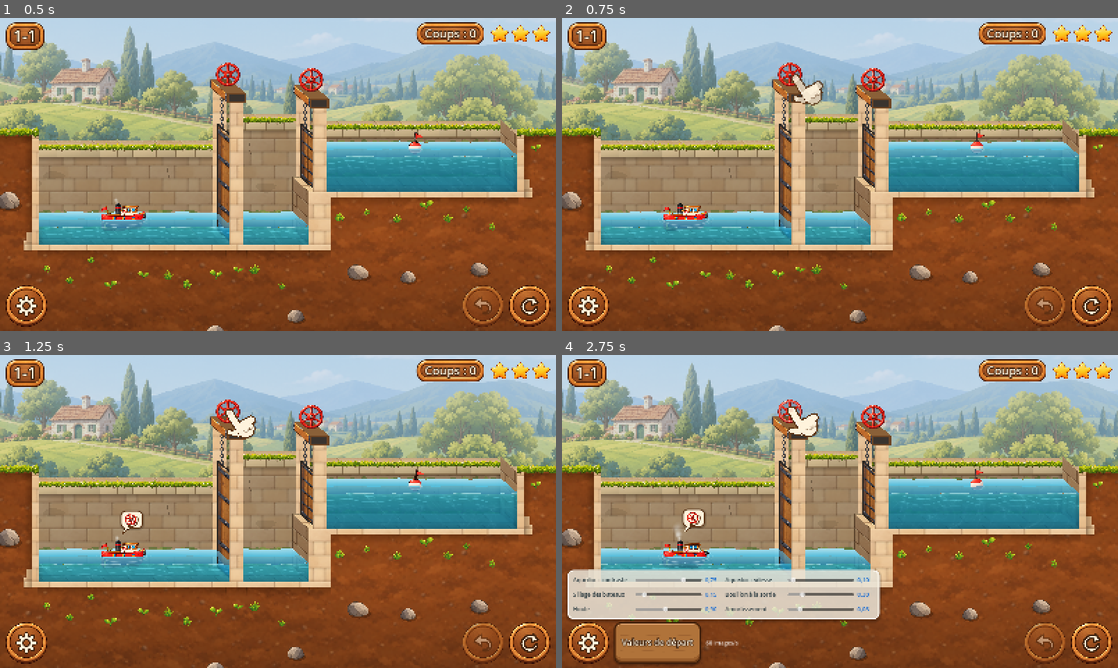
Above: before the commit, frames 1-4 (two rows, left to right).
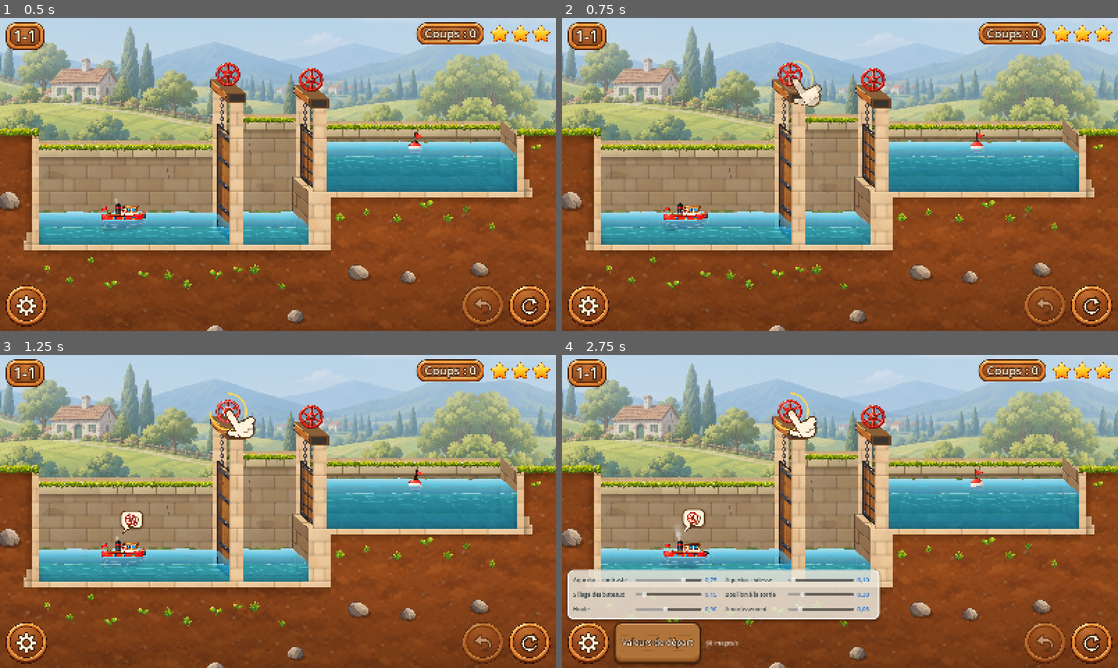
Above: after the commit, the same moments.

Repository: VincentDebaty/station
Game: Godot game, scene res://principal.tscn
Same seed, same stepped clock (60 frames per second), same inputs: the game is played once before the commit and once after it.
Inputs (mouse positions are in pixels of both pictures, inside the frame that each line leads up to):
- Up to frame 1 (0.5 s): no input
- Up to frame 2 (0.75 s): click (1090, 305) at 0.5 s
- Up to frame 3 (1.25 s): no input
- Up to frame 4 (2.75 s): click (589, 642) at 1.25 s; click "Valeurs de départ" at 2 s

Frame 1 is identical in both runs. In frame 2, 0.4% of the frame differs, in the area x 39-48%, y 13-29%; in frame 3, 0.2%; in frame 4, 0.4%, in the area x 38-47%, y 12-27%.

Commit message:
Sur le 1-1, les portes s'ouvrent au doigt maintenu et s'arrêtent au relâché
Vincent : « chaque action fonctionne avec le doigt maintenu, et s'arrête
quand on relâche », d'abord sur le 1-1 (« continu » dans le niveau).

- Tant que le doigt tient la roue, la porte s'ouvre (ou se ferme). Eaux
  différentes, la pression ne la laisse que s'entrouvrir, et l'eau passe
  dessous en continu ; eaux égales, elle se lève jusqu'en haut. Relâchée,
  elle s'arrête où elle est, et l'eau continue de passer si elle est
  entrouverte. Un appui reprend le mouvement commencé ; au bout de la
  course, le suivant va dans l'autre sens.
- Écluse entrouverte, elle s'égalise en 2 à 3 s ; levée, presque tout de
  suite (au premier réglage, il fallait tenir 12 s).
- Chaque appui compte un coup. La solution reste 5 appuis, et le moteur
  n'en sait rien : le banc et l'oracle comptent toujours des coups entiers.
- Un halo doré sur la roue tenue. La main du tutoriel reste appuyée avec un
  arc qui se remplit (« garde le doigt »), et revient sur une porte laissée
  à mi-course.
- Les touchers répétés n'accélèrent plus ce niveau : le doigt tenu suffit.

Vérifié sur film : la solution (3 étoiles, 5 coups), un relâché trop tôt
sur la porte aval (porte entrouverte, la main y revient). Banc vert,
oracle identique, 1-2, 2-1, 6-1 et 9-1 jouent toujours jusqu'au bout.

Co-Authored-By: Claude Opus 5.5 <noreply@anthropic.com>

Diff:
--- a/prototypes/ecluses-godot/main.gd
+++ b/prototypes/ecluses-godot/main.gd
@@ -15,6 +15,9 @@
 
 var cible := Vector2.ZERO
 var montree := false
+# Maintenir plutôt que tapoter (porte au doigt maintenu) : la main reste
+# appuyée, et des ronds partent du doigt sans arrêt.
+var maintenir := false
 var _pos := Vector2.ZERO
 var _alpha := 0.0
 var _t := 0.0
@@ -48,7 +51,17 @@
 	# remonte ; un rond part du bout du doigt au moment où elle appuie
 	var cycle := fmod(_t, 1.1)
 	var appui := 0.0
-	if cycle < 0.18: appui = cycle / 0.18
+	if maintenir:
+		# elle descend, puis reste appuyée ; les ronds partent en continu
+		appui = 1.0
+		for j in 2:
+			var k2 := fmod(_t * 0.9 + j * 0.5, 1.0)
+			draw_arc(_pos, 10.0 + 34.0 * k2, 0.0, TAU, 32, Color(1, 1, 1, 0.8 * (1.0 - k2)), 4.0, true)
+		# un arc qui se remplit : on garde le doigt
+		var tour := fmod(_t * 0.6, 1.0)
+		draw_arc(_pos, 52.0, -PI * 0.5, -PI * 0.5 + TAU * tour, 32, Color(1.0, 0.85, 0.3, 0.9), 5.0, true)
+		cycle = 2.0
+	elif cycle < 0.18: appui = cycle / 0.18
 	elif cycle < 0.36: appui = 1.0 - (cycle - 0.18) / 0.18
 	var bout := _pos + Vector2(0, -10.0 * (1.0 - appui))
 	if cycle > 0.16 and cycle < 0.75:
--- a/prototypes/ecluses-godot/niveaux.json
+++ b/prototypes/ecluses-godot/niveaux.json
@@ -26,6 +26,7 @@
       "titre": "Premier passage",
       "mode": "pas",
       "manuel": true,
+      "continu": true,
       "tuto": true,
       "par": 5,
       "conseil": "Touche la roue d'une porte pour l'ouvrir : l'eau s'égalise des deux côtés. Touche le bateau pour qu'il avance.",
--- a/prototypes/ecluses-godot/porte.gd
+++ b/prototypes/ecluses-godot/porte.gd
@@ -380,7 +380,22 @@
 func ouverture() -> float:
 	return clampf((y_seuil - bas_y - ENTREBAIL) / (0.5 * u), 0.0, 1.0)
 
+# AU DOIGT MAINTENU (9 octobre 2026, niveau « continu ») : le jeu donne
+# l'ouverture de la porte, de 0 (fermée) à 1 (levée pour les bateaux) ; de
+# 0 à FENTE, elle s'entrouvre (l'eau passe dessous), au-delà le vantail se
+# lève. -1 : la porte suit les coups, comme avant.
+const FENTE := 0.15
+var ouverture_continue := -1.0
+var tenue := false:       # le doigt est sur la roue (son halo se redessine)
+	set(v):
+		tenue = v
+		if roue: roue.queue_redraw()
+
 func _cible() -> float:
+	if ouverture_continue >= 0.0:
+		var f := ouverture_continue
+		if f <= FENTE: return y_seuil - ENTREBAIL * f / FENTE
+		return lerpf(y_seuil - ENTREBAIL, bas_ouvert_y, (f - FENTE) / (1.0 - FENTE))
 	if _leve: return bas_ouvert_y
 	return y_seuil - ENTREBAIL if _entrouvert else y_seuil
 
@@ -395,6 +410,10 @@
 			roue_finie.emit()
 	if _secousse > 0.0:
 		_secousse = maxf(_secousse - dt, 0.0)
+		roue.queue_redraw()
+	if tenue:
+		# la roue tenue : elle force un peu quand la porte ne peut plus monter
+		_angle += sin(Time.get_ticks_msec() * 0.03) * 0.01
 		roue.queue_redraw()
 	if roue:
 		var cible := Color(1, 1, 1) if actif else Color(0.68, 0.64, 0.64, 0.85)
@@ -485,6 +504,11 @@
 
 func _dessiner_roue() -> void:
 	if sans_roue: return
+	if tenue:
+		# un halo doré sous le doigt : la roue est tenue
+		var ch := centre_roue()
+		roue.draw_circle(ch, 0.4 * u + 16.0, Color(1.0, 0.85, 0.35, 0.35))
+		roue.draw_arc(ch, 0.4 * u + 14.0, 0.0, TAU, 40, Color(1.0, 0.92, 0.5, 0.8), 3.0, true)
 	if a_vanne: _dessiner_volant()
 	var c := centre_roue()
 	var tressaille := sin(_secousse * 40.0) * 0.12 * clampf((_secousse - 1.1) / 0.5, 0.0, 1.0)
--- a/prototypes/ecluses-godot/principal.gd
+++ b/prototypes/ecluses-godot/principal.gd
@@ -34,7 +34,30 @@
 var _main: Main            # la main qui montre quoi toucher (niveaux « tuto »)
 var _solution := []        # la meilleure solution du niveau (oracle.json), pour la main
 var _joues := []           # les gestes joués depuis le début, pour savoir si l'on suit la solution
-var _calme_bulles := 0.0   # le sablier : laisser passer un coup (glace qui fond, marée, orage)
+var _calme_bulles := 0.0
+# --- Au doigt maintenu (niveau « continu », 9 octobre 2026) ----------------
+# Vincent, après le test de sa fille : « chaque action fonctionne avec le
+# doigt maintenu, et s'arrête quand on relâche ». Les portes ont une
+# ouverture de 0 à 1 ; tant que le doigt tient la roue, elle s'ouvre (ou se
+# ferme) ; tant que les eaux diffèrent, la pression ne la laisse que
+# s'entrouvrir (FENTE), et l'eau passe dessous d'autant plus vite que la
+# porte est ouverte ; eaux égales, elle se lève jusqu'en haut. Relâchée, elle
+# reste où elle est, et l'eau continue de passer si elle est entrouverte.
+# Chaque appui compte un coup. Un appui continue le mouvement commencé ; une
+# fois la porte au bout de sa course, l'appui suivant la manœuvre dans
+# l'autre sens.
+var _continu := false
+var _ouv := []            # l'ouverture de chaque porte, 0..1
+var _sens := []           # le sens du prochain appui, par porte (+1 ouvrir, -1 fermer)
+var _maintien := -1       # la porte tenue, ou -1
+var _a_juger := false     # l'eau s'est-elle posée depuis le dernier geste ?
+const VITESSE_OUVERTURE := 0.6   # par seconde
+# L'eau qui passe : chaque seconde, une part exp(-débit × dt) de ce qui reste
+# à passer. Porte entrouverte jusqu'à la fente, l'écluse s'égalise en 2 à 3 s
+# (à 0,45 par seconde, il fallait tenir la roue 12 s : bien trop pour un
+# enfant) ; levée, presque tout de suite.
+const DEBIT_FENTE := 2.2
+const DEBIT_LEVEE := 4.0   # le sablier : laisser passer un coup (glace qui fond, marée, orage)
 var _pancarte: Pancarte   # le panneau d'éclusier de fin (pancarte.gd)
 var _lab_num: Label
 var _tous := []
@@ -72,6 +95,13 @@
 	etat = Moteur.charger(N)
 	histoire = []
 	_joues = []
+	_continu = bool(N.get("continu", false))
+	_maintien = -1
+	_ouv = []
+	_sens = []
+	for o in etat["ouvert"]:
+		_ouv.append(1.0 if o else 0.0)
+		_sens.append(-1 if o else 1)
 	Engine.time_scale = 1.0
 	_solution = _solution_de(N["id"])
 	fini = false
@@ -80,6 +110,7 @@
 	add_child(canal)
 	move_child(canal, 0)
 	canal.construire(N, etat)
+	_regler_portes()
 	if camera == null:
 		camera = Camera2D.new()
 		add_child(camera)
@@ -126,6 +157,10 @@
 
 # --- Le toucher et les coups ----------------------------------------------------------
 func _unhandled_input(ev: InputEvent) -> void:
+	# le doigt se lève : la porte tenue s'arrête
+	if ev is InputEventMouseButton and not ev.pressed and ev.button_index == MOUSE_BUTTON_LEFT:
+		if _maintien >= 0: _relacher()
+		return
 	if ev is InputEventMouseButton and ev.pressed and ev.button_index == MOUSE_BUTTON_LEFT:
 		# le point touché, depuis l'événement lui-même (sur un écran tactile, la
 		# « souris » ne suit pas toujours le doigt)
@@ -135,7 +170,7 @@
 		# lieu d'ignorer ses touchers, ils pressent l'eau et les bateaux (le
 		# temps du jeu va jusqu'à trois fois plus vite, jusqu'à la fin du coup)
 		if occupe and not fini:
-			Engine.time_scale = minf(Engine.time_scale + 0.7, 3.0)
+			if not _continu: Engine.time_scale = minf(Engine.time_scale + 0.7, 3.0)
 			return
 		# le bateau, d'abord : c'était le premier geste de l'enfant
 		var ib := canal.bateau_sous(m)
@@ -186,7 +221,9 @@
 			jouer({"type": "vanne", "i": iv})
 			return
 		var i := canal.porte_sous(m)
-		if i >= 0: jouer({"type": "porte", "i": i})
+		if i >= 0:
+			if _continu and not canal.portes[i].a_vanne: _tenir(i)
+			else: jouer({"type": "porte", "i": i})
 
 func jouer(a: Dictionary) -> void:
 	if occupe or fini: return
@@ -361,6 +398,12 @@
 	_calcul += 1
 	var e: Dictionary = histoire.pop_back()
 	if not _joues.is_empty(): _joues.pop_back()
+	if e.has("_ouv"):
+		_ouv = e["_ouv"]
+		_sens = e["_sens"]
+		e.erase("_ouv")
+		e.erase("_sens")
+	_maintien = -1
 	Engine.time_scale = 1.0
 	# on reconstruit la coupe sur l'état d'avant : pas d'animation à rebours
 	etat = e
@@ -370,6 +413,7 @@
 	add_child(canal)
 	move_child(canal, 0)
 	canal.construire(N, etat)
+	_regler_portes()
 	histoire = h
 	fini = false
 	_pancarte.hide()
@@ -820,7 +864,7 @@
 # Les bulles des bateaux et la main, quand la partie attend le joueur.
 func _guider(dt: float) -> void:
 	if canal == null: return
-	if occupe or fini:
+	if occupe or fini or _maintien >= 0:
 		_calme_bulles = 0.0
 		if fini: canal.montrer_raisons({})
 		if _main: _main.cacher()
@@ -851,12 +895,15 @@
 		_main = Main.new()
 		couche.add_child(_main)
 	var n := _joues.size()
+	# au doigt maintenu, une porte laissée à mi-course : la main y retourne
+	if _continu and n > 0 and _joues[-1]["type"] == "porte" and not _au_bout(_joues[-1]["i"]): n -= 1
 	var suit := n < _solution.size()
 	for j in mini(n, _solution.size()):
 		if _joues[j]["type"] != _solution[j]["type"] or _joues[j]["i"] != _solution[j]["i"]: suit = false
 	if suit and _calme_bulles > 0.5:
 		var p := _cible_de(_solution[n])
 		if p != Vector2.INF:
+			_main.maintenir = _continu and _solution[n]["type"] == "porte"
 			# en pixels de l'écran (la main vit dans sa couche)
 			if _solution[n]["type"] != "attendre": p = get_canvas_transform() * p
 			_main.viser(p)
@@ -883,7 +930,99 @@
 			return _b_attendre.get_global_rect().get_center() if _b_attendre and _b_attendre.visible else Vector2.INF
 	return Vector2.INF
 
+# Le doigt se pose sur une roue : un coup de plus, et la porte suit le doigt.
+func _tenir(i: int) -> void:
+	if fini or occupe: return
+	var avant := etat.duplicate(true)
+	avant["_ouv"] = _ouv.duplicate()
+	avant["_sens"] = _sens.duplicate()
+	histoire.append(avant)
+	# reprendre une porte laissée à mi-course, c'est le même geste pour la
+	# main (mais un coup de plus pour les étoiles)
+	if _joues.is_empty() or _joues[-1]["type"] != "porte" or _joues[-1]["i"] != i or _au_bout(i):
+		_joues.append({"type": "porte", "i": i})
+	etat["coups"] = int(etat["coups"]) + 1
+	_maintien = i
+	_calcul += 1
+	canal.effacer_indices()
+	canal.montrer_raisons({})
+	canal.portes[i].tenue = true
+	_a_juger = true
+	_maj()
+
+# La porte est-elle au bout de sa course (tout en haut, ou fermée) ?
+func _au_bout(i: int) -> bool:
+	return _ouv[i] >= 1.0 or _ouv[i] <= 0.0
+
+func _relacher() -> void:
+	var i := _maintien
+	_maintien = -1
+	canal.portes[i].tenue = false
+	# au bout de sa course, le prochain appui ira dans l'autre sens
+	if (_sens[i] > 0 and _ouv[i] >= 1.0) or (_sens[i] < 0 and _ouv[i] <= 0.0): _sens[i] = -_sens[i]
+
+func _regler_portes() -> void:
+	if not _continu or canal == null: return
+	for i in canal.portes:
+		canal.portes[i].ouverture_continue = _ouv[i]
+
+# Un pas de la simulation : la porte tenue s'ouvre ou se ferme, l'eau passe
+# sous les portes entrouvertes, les bateaux suivent l'eau.
+func _pas_continu(dt: float) -> void:
+	if canal == null: return
+	var B: Array = N["bassins"]
+	if _maintien >= 0:
+		var i := _maintien
+		if _sens[i] > 0:
+			var egales := absf(float(etat["niv"][i]) - float(etat["niv"][i + 1])) < 0.02
+			var limite := 1.0 if egales else Porte.FENTE
+			if _ouv[i] < limite: _ouv[i] = minf(_ouv[i] + VITESSE_OUVERTURE * dt, limite)
+		else:
+			_ouv[i] = maxf(_ouv[i] - VITESSE_OUVERTURE * 1.3 * dt, 0.0)
+	# l'eau : sous chaque porte entrouverte, une part de ce qui reste à passer
+	var e_eau := etat.duplicate(true)
+	for i in N["liaisons"].size():
+		if N["liaisons"][i]["type"] == "porte": e_eau["ouvert"][i] = _ouv[i] > 0.001
+	var coule := false
+	for i in N["liaisons"].size():
+		if N["liaisons"][i]["type"] != "porte": continue
+		var v := Moteur.paire(N, e_eau, i)
+		var flux := 0.0
+		if absf(v) > 1e-6:
+			var debit := DEBIT_FENTE * minf(_ouv[i] / Porte.FENTE, 1.0) + DEBIT_LEVEE * maxf(_ouv[i] - Porte.FENTE, 0.0) / (1.0 - Porte.FENTE)
+			var f := 1.0 - exp(-dt * maxf(debit, 0.15))
+			var vide := []
+			vide.resize(N["liaisons"].size()); vide.fill(0.0)
+			Moteur.verser(N, etat, i, v * f, vide)
+			flux = v
+			coule = true
+		# presque égales, porte ouverte : elles le sont (moyenne pondérée, l'eau
+		# se conserve)
+		if _ouv[i] > 0.001 and absf(float(etat["niv"][i]) - float(etat["niv"][i + 1])) < 0.003 \
+				and not B[i].get("fixe", false) and not B[i + 1].get("fixe", false):
+			var la := float(B[i]["largeur"])
+			var lb := float(B[i + 1]["largeur"])
+			var m := Moteur.arrondi((la * float(etat["niv"][i]) + lb * float(etat["niv"][i + 1])) / (la + lb))
+			etat["niv"][i] = m
+			etat["niv"][i + 1] = m
+		etat["ouvert"][i] = _ouv[i] >= 0.98
+		e_eau["niv"] = etat["niv"].duplicate()
+		canal._jet(i, flux if absf(flux) > 0.02 else 0.0, dt)
+	for i in canal.portes: canal.portes[i].ouverture_continue = _ouv[i]
+	canal.vue_niv = etat["niv"].duplicate()
+	# l'eau posée, plus de doigt : on regarde si c'est gagné, ou bloqué
+	if _a_juger and not coule and _maintien < 0 and not occupe:
+		_a_juger = false
+		_maj()
+		var v := Moteur.verdict(N, etat)
+		if v.get("fin", "") == "gagne":
+			fini = true
+			_montrer_fin()
+		else:
+			_chercher_impasse()
+
 func _process(dt: float) -> void:
+	if _continu: _pas_continu(dt)
 	_guider(dt)
 	_indices_de_fond(dt)
 	if canal:
@@ -940,7 +1079,7 @@
 	if OS.get_environment("ECLUSES_COUPS") != "":
 		# « 1 » : la porte 1 ; « v1 » : la vanne de la porte 1
 		# « type:i » pour tous les autres gestes (« chauffer:0 », « attendre »)
-		solution = Array(OS.get_environment("ECLUSES_COUPS").split(",")).map(func(x): return {"type": x.split(":")[0], "i": int(x.split(":")[1])} if ":" in x else ({"type": x} if x.leng …(259 unchanged characters)…
+		solution = Array(OS.get_environment("ECLUSES_COUPS").split(",")).map(func(x): return ({"type": "porte", "i": int(x.split(":")[1]), "duree": float(x.split(":")[2])} if x.begins_with("tenir:") else {"type": x.split(":")[0], "i": int(x.split(":")[1])}) if ":" in x else ({"type": x} if x.leng …(259 unchanged characters)…
 	await get_tree().create_timer(1.2).timeout
 	await _photo("00-repos")
 	# ECLUSES_SONDE="x,y" (pixels de l'écran) : liste les polygones dessinés
@@ -973,7 +1112,21 @@
 	var rang := 0
 	for a in solution:
 		rang += 1
-		if a["type"] == "toucher":
+		if _continu and a["type"] == "porte":
+			# au doigt maintenu : on tient la roue jusqu'au bout de la course
+			# (ou le temps donné : ECLUSES_COUPS « tenir:i:secondes »)
+			var ip := int(a["i"])
+			_tenir(ip)
+			var duree := float(a.get("duree", 12.0))
+			var t0 := Time.get_ticks_msec()
+			while Time.get_ticks_msec() - t0 < duree * 1000.0:
+				await get_tree().process_frame
+				if (_sens[ip] > 0 and _ouv[ip] >= 1.0) or (_sens[ip] < 0 and _ouv[ip] <= 0.0): break
+				if rang <= 9 and Time.get_ticks_msec() - t0 > 700 and not has_meta("photo_%d" % rang):
+					set_meta("photo_%d" % rang, true)
+					await _photo("%02d-tenu" % rang)
+			_relacher()
+		elif a["type"] == "toucher":
 			# un vrai toucher sur un bateau (ECLUSES_COUPS « toucher:k »)
 			var ev := InputEventMouseButton.new()
 			ev.button_index = MOUSE_BUTTON_LEFT
Not shown, changed: prototypes/prototype-ecluses.html
